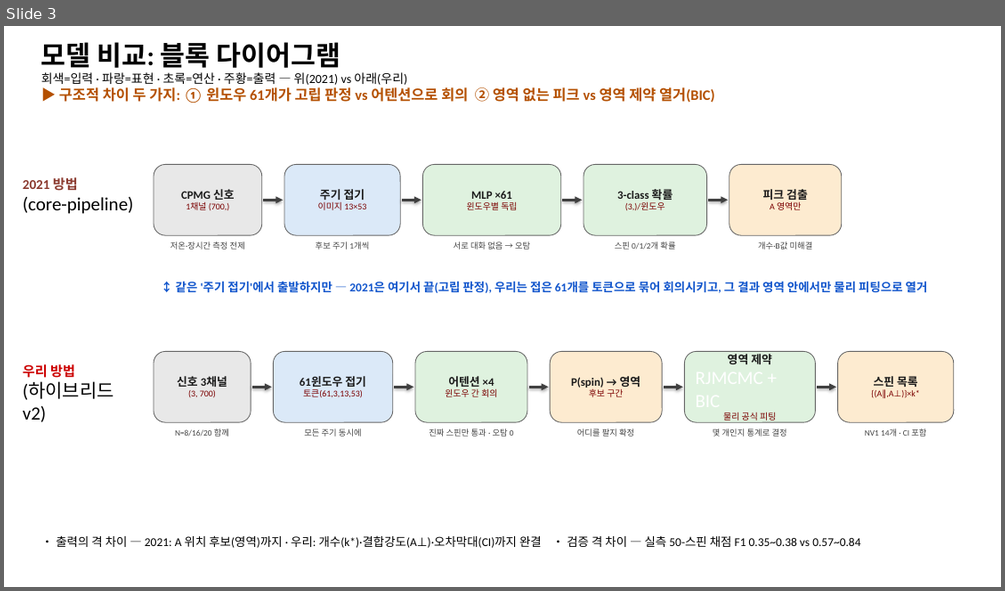
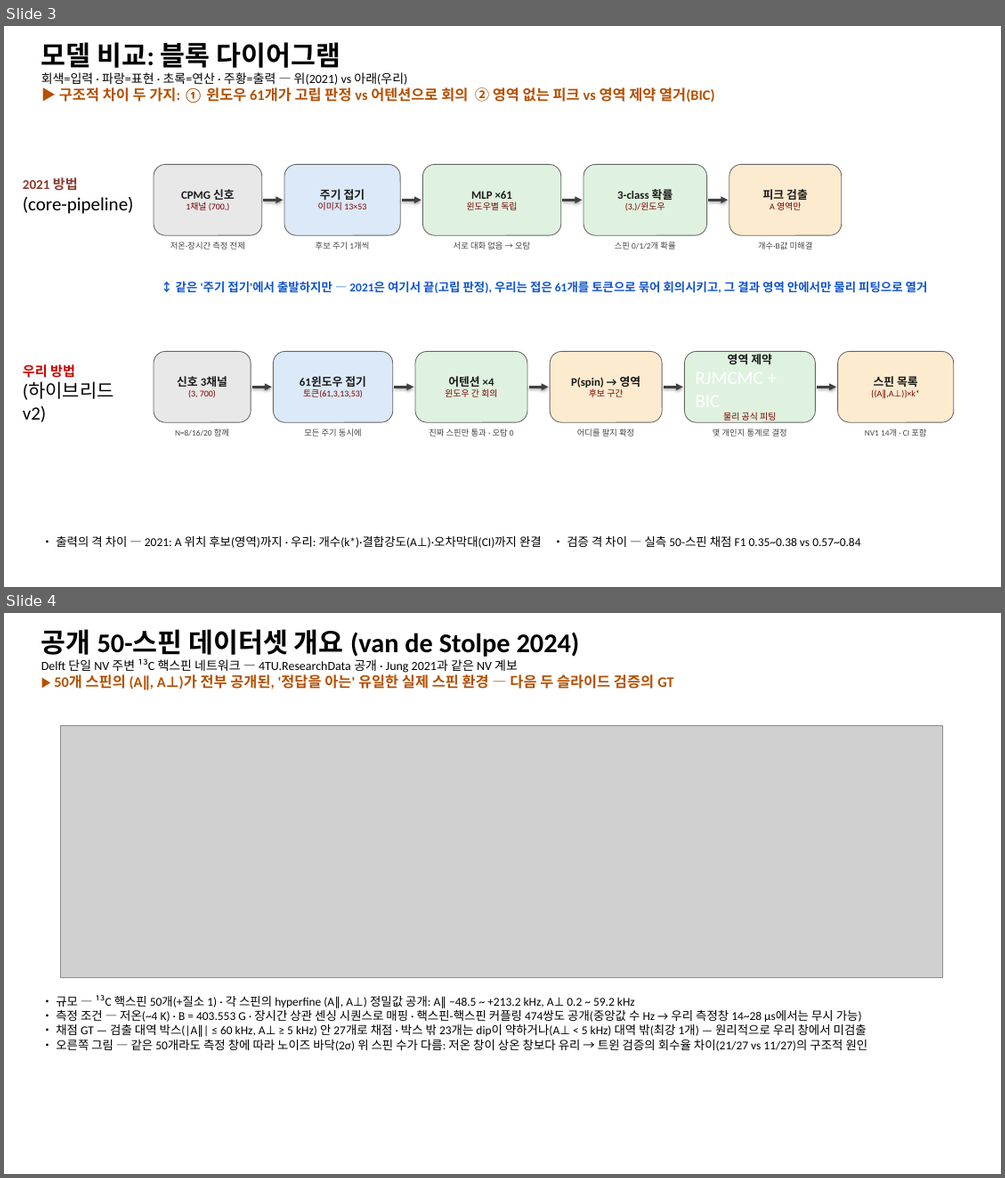
Before and after one commit to woodoleexdots/dl_cdetect, a slide deck: results/NV_C13_summary_3slides.pptx. Shown one above the other, each under a label of ours: slide 3 before the commit, slides 3 and 4 after it. The pictures are 1005x591 and 1005x1178 pixels, drawn with LibreOffice and Linux fonts; fonts in the diff are those of the drawing; grey boxes stand for pictures. Boxes give left, top, right and bottom in pixels: in the first picture for what was removed or moved away, otherwise in the second. Text is boxed around its words. In the diff, an @@ line names an element or a change of style, - is before the commit and + after.

```diff
--- a/results/NV_C13_summary_3slides.pptx
+++ b/results/NV_C13_summary_3slides.pptx
@@ slide 4 added at box(4, 613, 1001, 1174), background #FFFFFF @@
@@ text added at box(41, 629, 673, 690), 12 pt, text #000000, bold @@
+공개 50-스핀 데이터셋 개요 (van de Stolpe 2024)
+Delft 단일 NV 주변 ¹³C 핵스핀 네트워크 — 4TU.ResearchData 공개 · Jung 2021과 같은 NV 계보
+▶ 50개 스핀의 (A∥, A⊥)가 전부 공개된, '정답을 아는' 유일한 실제 스핀 환경 — 다음 두 슬라이드 검증의 GT
@@ picture added at box(60, 725, 942, 977) @@
@@ text added at box(56, 995, 868, 1051), 11.5 pt, text #000000 @@
+• 규모 — ¹³C 핵스핀 50개(+질소 1) · 각 스핀의 hyperfine (A∥, A⊥) 정밀값 공개: A∥ −48.5 ~ +213.2 kHz, A⊥ 0.2 ~ 59.2 kHz
+• 측정 조건 — 저온(~4 K) · B = 403.553 G · 장시간 상관 센싱 시퀀스로 매핑 · 핵스핀-핵스핀 커플링 474쌍도 공개(중앙값 수 Hz → 우리 측정창 14~28 µs에서는 무시 가능)
+• 채점 GT — 검출 대역 박스(|A∥| ≤ 60 kHz, A⊥ ≥ 5 kHz) 안 27개로 채점 · 박스 밖 23개는 dip이 약하거나(A⊥ < 5 kHz) 대역 밖(최강 1개) — 원리적으로 우리 창에서 미검출
+• 오른쪽 그림 — 같은 50개라도 측정 창에 따라 노이즈 바닥(2σ) 위 스핀 수가 다름: 저온 창이 상온 창보다 유리 → 트윈 검증의 회수율 차이(21/27 vs 11/27)의 구조적 원인
```
Also in this commit, not shown: 1 other slide added, 4 other files.
